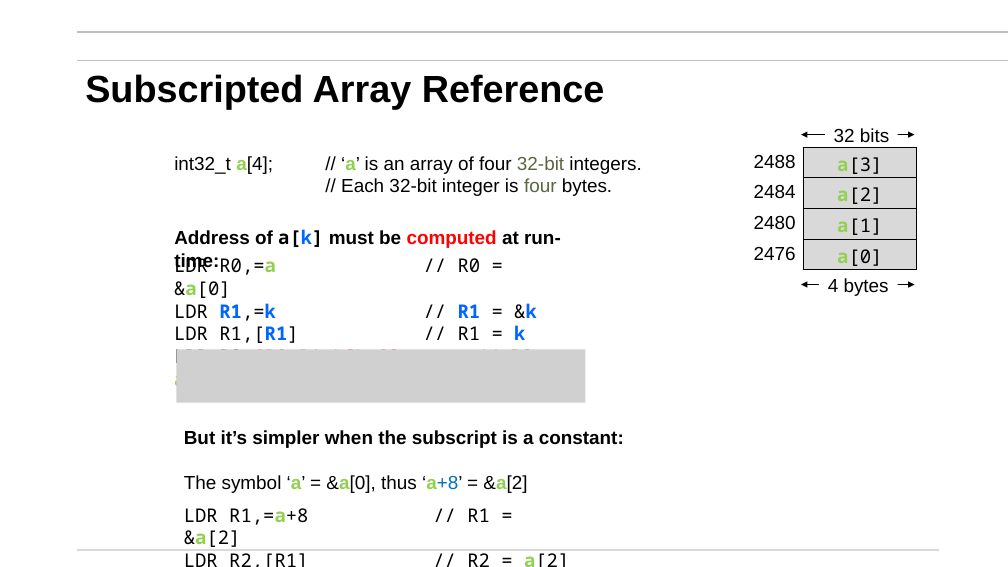
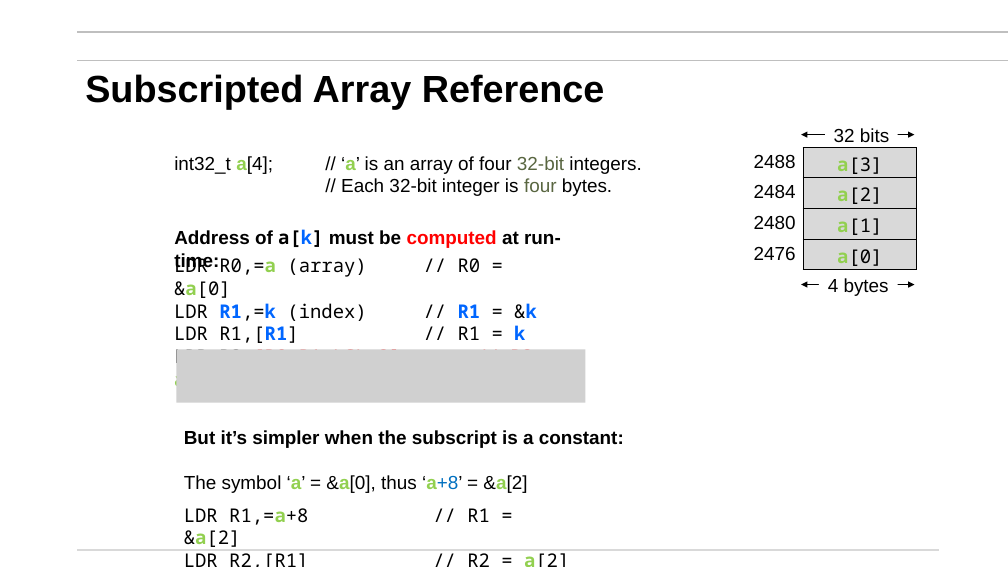
Before and after one commit to mikegrace2/CSEN20-Fall2026-Course-Website, a slide deck: slide 40 of Week03_CopyingData/Ch04_CopyingData_V4.pptx (slide 41 before the commit). Drawn at 1008x567 pixels with LibreOffice and Linux fonts; fonts in the diff are those of the drawing; grey boxes stand for pictures; background and template pictures are left out. Boxes give left, top, right and bottom in pixels: in the first picture for what was removed or moved away, otherwise in the second. Text is boxed around its words. In the diff, an @@ line names an element or a change of style, - is before the commit and + after.

```diff
--- a/Week03_CopyingData/Ch04_CopyingData_V4.pptx
+++ b/Week03_CopyingData/Ch04_CopyingData_V4.pptx
@@ text at [174,258,537,321]: text changed @@
-LDR R0,=a // R0 = &a[0]
-LDR R1,=k // R1 = &k
+LDR R0,=a (array) // R0 = &a[0]
+LDR R1,=k (index) // R1 = &k
```
Also in this commit, not shown: 9 other slides changed, 1 other file.
